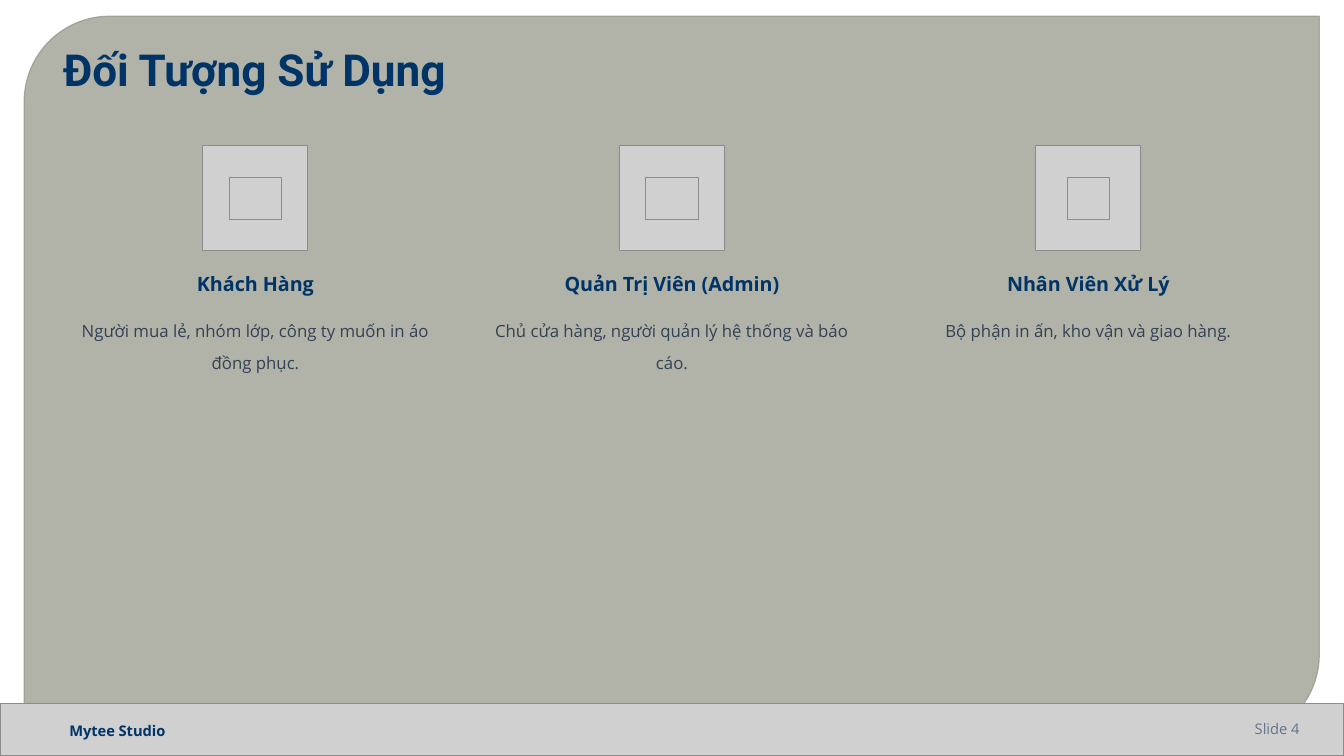
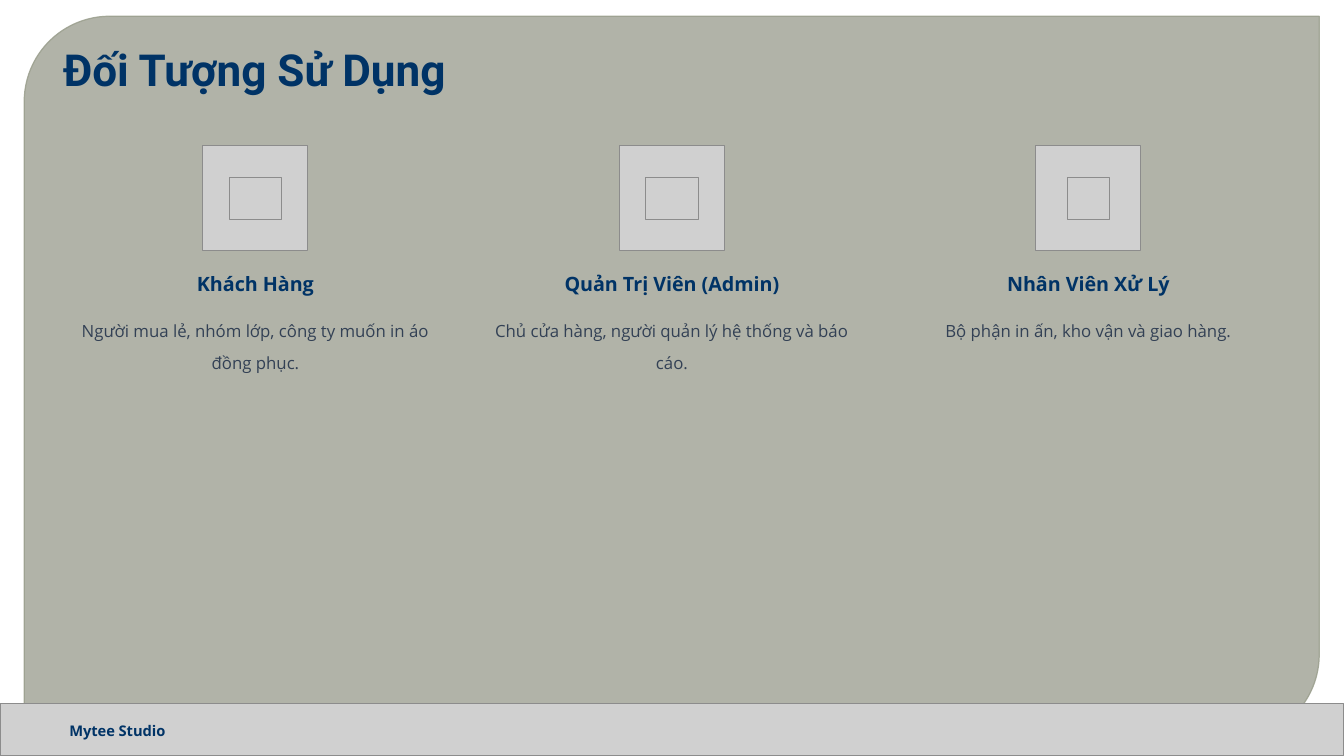
Before and after one commit to baongoc1710/cn-da22ttb-vobaongoc-shop-editor, a slide deck: slide 4 of Báo Cáo Đồ Án CN - Mytee Studio.pptx. Drawn at 1344x756 pixels with LibreOffice and Linux fonts; fonts in the diff are those of the drawing; grey boxes stand for pictures; background and template pictures are left out. Boxes give left, top, right and bottom in pixels: in the first picture for what was removed or moved away, otherwise in the second. Text is boxed around its words. In the diff, an @@ line names an element or a change of style, - is before the commit and + after.

```diff
--- a/Báo Cáo Đồ Án CN - Mytee Studio.pptx
+++ b/Báo Cáo Đồ Án CN - Mytee Studio.pptx
@@ text removed at (1255, 723, 1299, 734) @@
-Slide 4
```
Also in this commit, not shown: 7 other slides changed, 4 slides added, 7 slides removed, 11 other files.
